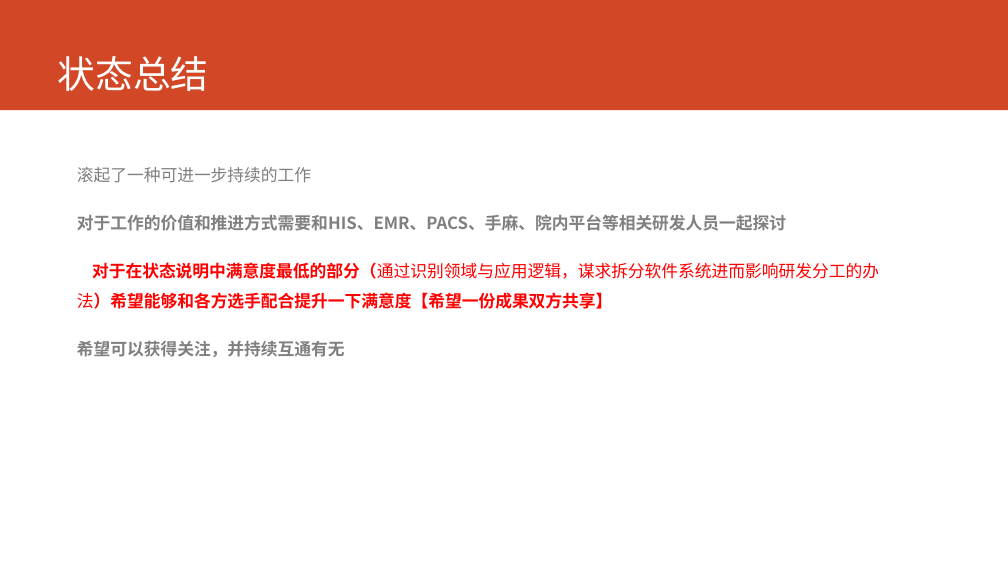
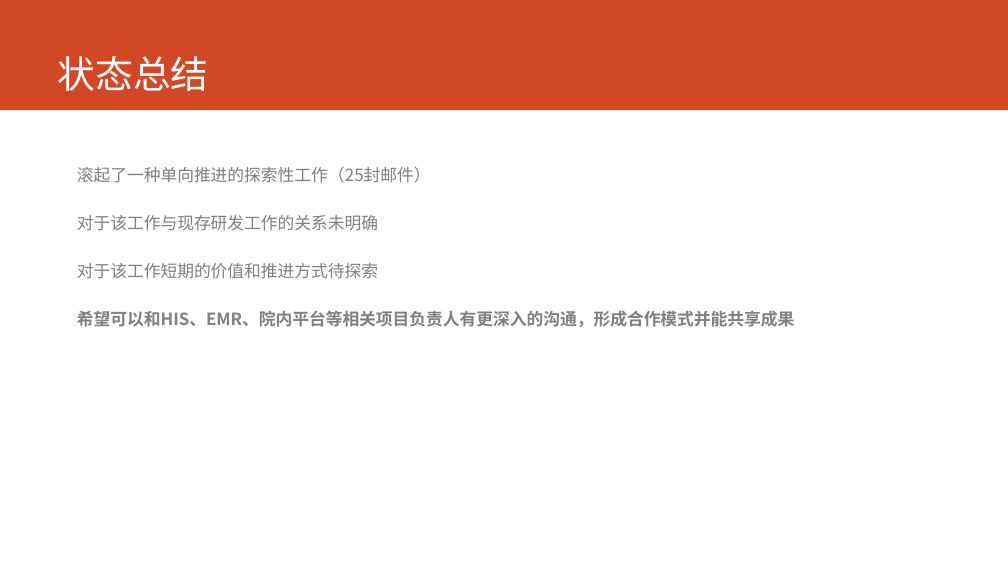
Before and after one commit to AppSecAI-TEST/hospital, a slide deck: slide 8 of doc/状态报告 2017-2-27.pptx. Drawn at 1008x567 pixels with LibreOffice and Linux fonts; fonts in the diff are those of the drawing. Boxes give left, top, right and bottom in pixels: in the first picture for what was removed or moved away, otherwise in the second. Text is boxed around its words. In the diff, an @@ line names an element or a change of style, - is before the commit and + after.

```diff
--- a/doc/状态报告 2017-2-27.pptx
+++ b/doc/状态报告 2017-2-27.pptx
@@ text at bbox=[77, 167, 795, 327]: text changed; text colour #FF0000 to #808080; bold off @@
-滚起了一种可进一步持续的工作
-对于工作的价值和推进方式需要和HIS、EMR、PACS、手麻、院内平台等相关研发人员一起探讨
-对于在状态说明中满意度最低的部分（通过识别领域与应用逻辑，谋求拆分软件系统进而影响研发分工的办法）希望能够和各方选手配合提升一下满意度【希望一份成果双方共享】
-希望可以获得关注，并持续互通有无
+滚起了一种单向推进的探索性工作（25封邮件）
+对于该工作与现存研发工作的关系未明确
+对于该工作短期的价值和推进方式待探索
+希望可以和HIS、EMR、院内平台等相关项目负责人有更深入的沟通，形成合作模式并能共享成果
```
Also in this commit, not shown: 3 other slides changed, 1 slide added, 1 slide removed.
